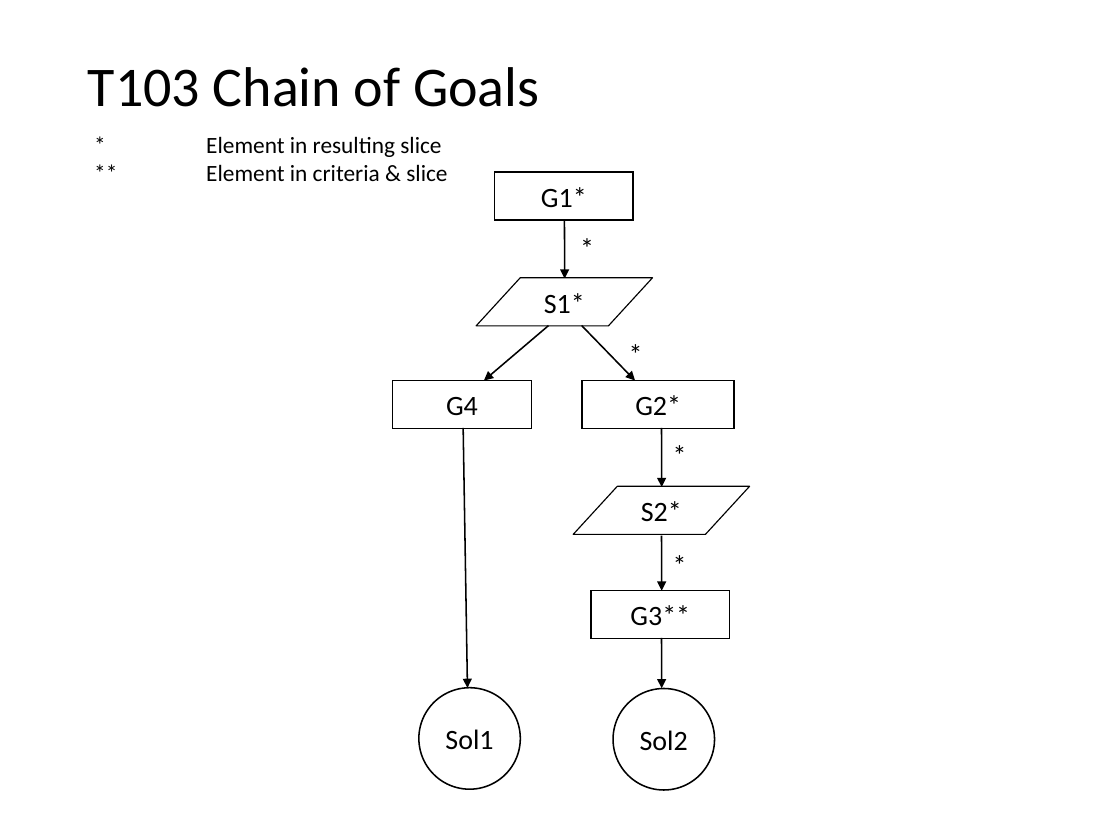
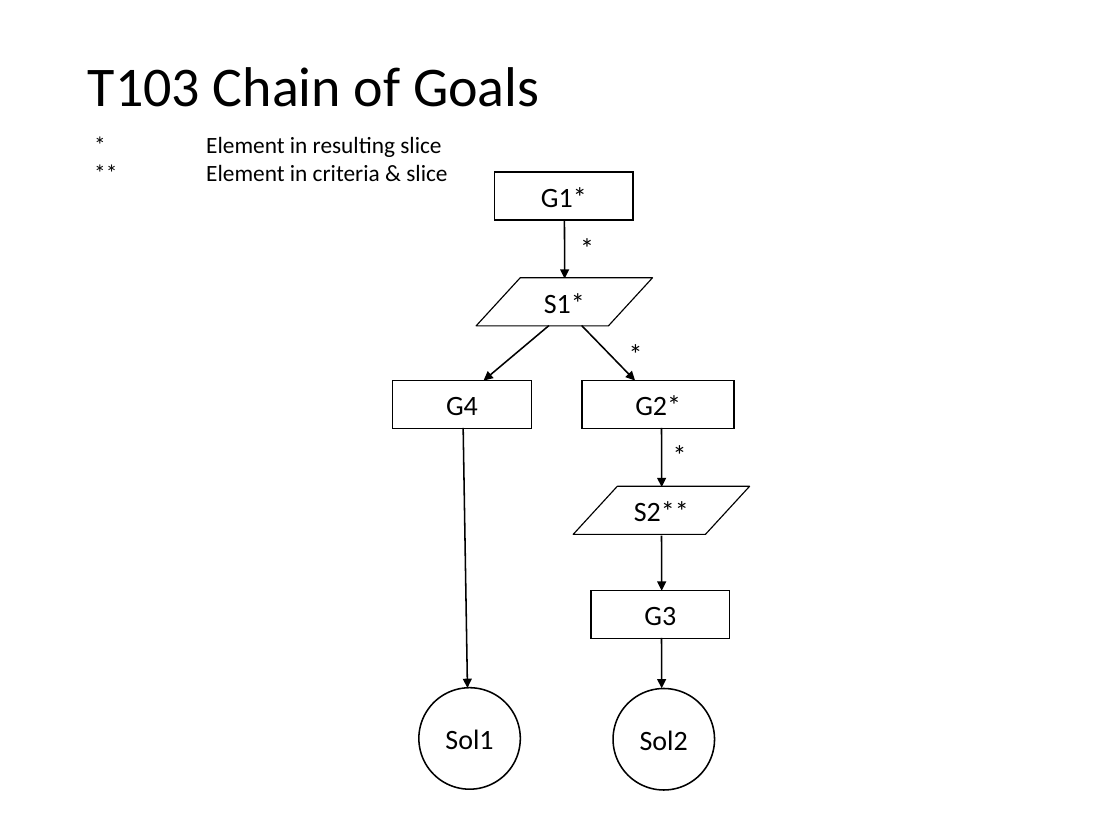
Before and after one commit to nlsfung/MMINT_Examples, a slide deck: slide 5 of GSNSliceRecheckTestSuite/TestSuite.ppt. Drawn at 1120x840 pixels with LibreOffice and Linux fonts; fonts in the diff are those of the drawing. Boxes give left, top, right and bottom in pixels: in the first picture for what was removed or moved away, otherwise in the second. Text is boxed around its words. In the diff, an @@ line names an element or a change of style, - is before the commit and + after.

```diff
--- a/GSNSliceRecheckTestSuite/TestSuite.ppt
+++ b/GSNSliceRecheckTestSuite/TestSuite.ppt
@@ text in parallelogram at (x1=634, y1=501, x2=689, y2=521): text changed @@
-S2*
+S2**
@@ text removed at (x1=662, y1=542, x2=698, y2=587) @@
-*
@@ text in rectangle at (x1=644, y1=607, x2=676, y2=626): text changed @@
-G3**
+G3
```
Also in this commit, not shown: 4 other slides changed, 5 slides added, 31 other files.
